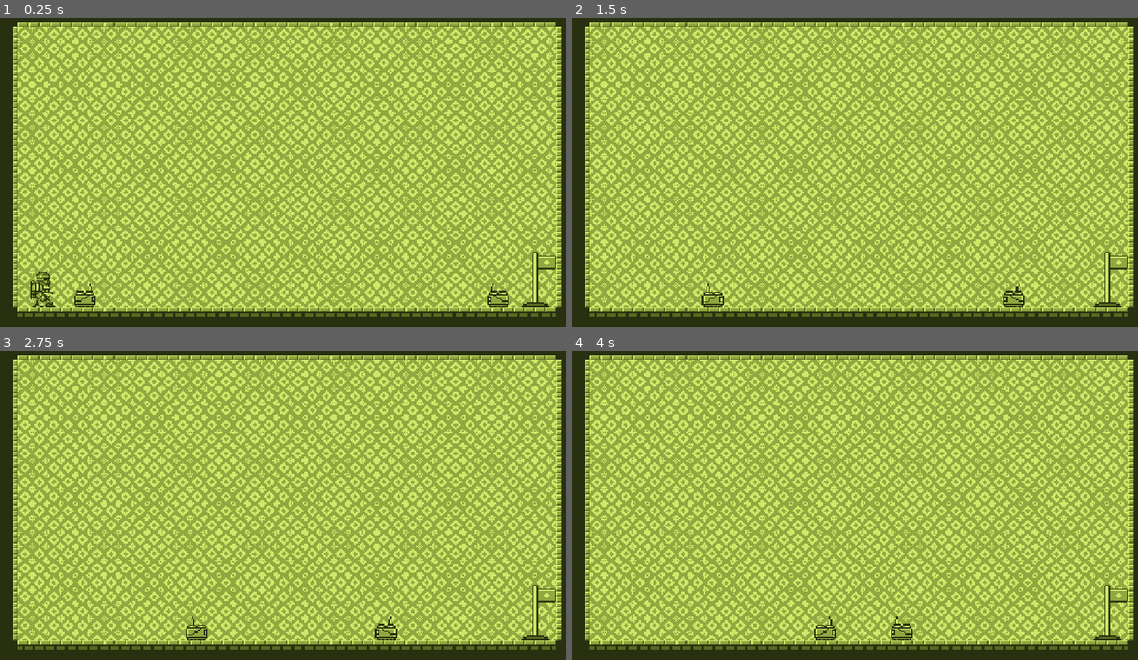
Above: before the commit, frames 1-4 (two rows, left to right).
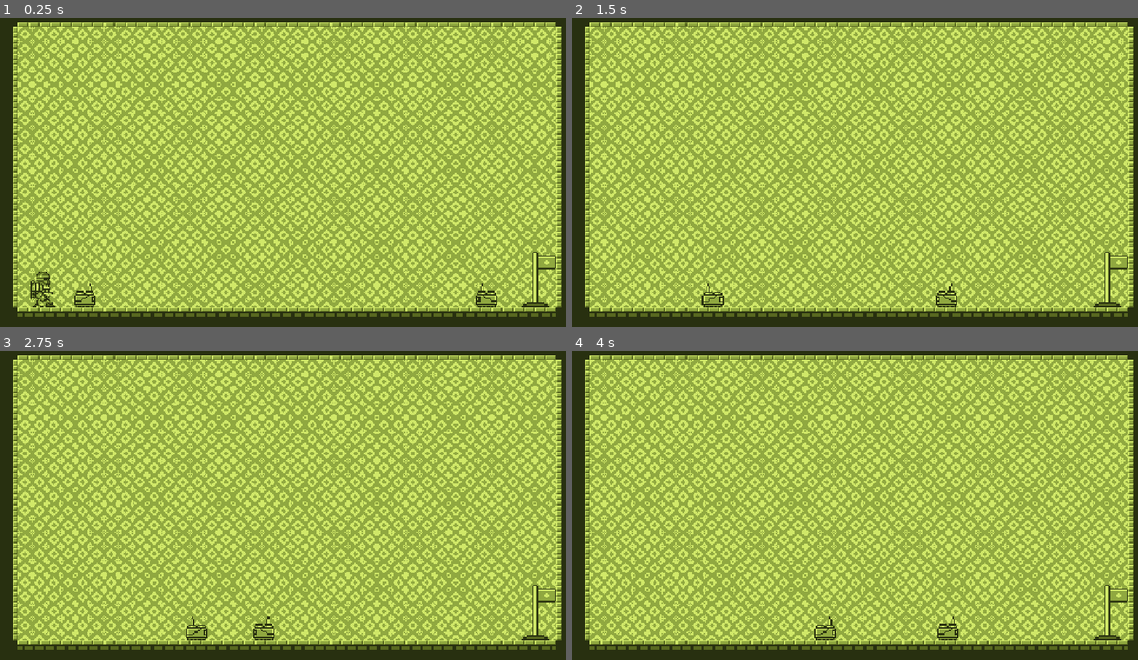
Above: after the commit, the same moments.

Repository: zliebowitz/ld60
Game: Godot game, scene res://scenes/levels/level_4.tscn
Same seed, same stepped clock (60 frames per second), same inputs: the game is played once before the commit and once after it. This scene is started directly instead of the project's main scene.
Inputs:
- Up to frame 1 (0.25 s): no input
- Up to frame 2 (1.5 s): tap Enter (suicide) at 0.5 s; hold Right (right) from 0.53 s (still down); tap Shift (dash) at 0.6, 1.35 s; tap Space (jump) at 0.77 s
- Up to frame 3 (2.75 s): tap Space (jump) at 1.52 s; release Right (right) at 2.03 s; hold Left (left) from 2.03 s (still down); tap Shift (dash) at 2.1 s
- Up to frame 4 (4 s): release Left (left) at 2.78 s; hold Right (right) from 2.78 s (still down); tap Shift (dash) at 2.85, 3.6 s; tap Space (jump) at 3.02, 3.77 s

The runs differ from the first frame. In frame 1, 0.2% of the frame differs, in the area x 84-90%, y 85-94%; in frame 2, 0.3%, in the area x 64-80%, y 85-94%; in frame 3, 0.3%; in frame 4, 0.3%.

Commit message:
making slug speed adjustable.

Diff:
--- a/speed-jumper/scenes/levels/level_4.tscn
+++ b/speed-jumper/scenes/levels/level_4.tscn
@@ -135,3 +135,4 @@
 [node name="SlugPath2" parent="." unique_id=1202539976 instance=ExtResource("7_5vn0v")]
 position = Vector2(919, 503)
 curve = SubResource("Curve2D_5vn0v")
+slug_speed = 200.0
--- a/speed-jumper/scenes/slug_path.tscn
+++ b/speed-jumper/scenes/slug_path.tscn
@@ -1,6 +1,7 @@
 [gd_scene format=3 uid="uid://thg27bil31tc"]
 
 [ext_resource type="Script" uid="uid://cfoa1sjgmy5qa" path="res://scripts/slug_follow.gd" id="1_h8haf"]
+[ext_resource type="Script" uid="uid://c6wxau7fjfddg" path="res://scripts/slug_path.gd" id="1_jupre"]
 [ext_resource type="Texture2D" uid="uid://bflvdh8pg0xca" path="res://assets/images/Slug/Slug.png" id="2_h8haf"]
 
 [sub_resource type="RectangleShape2D" id="RectangleShape2D_rej77"]
@@ -99,6 +100,7 @@
 }]
 
 [node name="SlugPath" type="Path2D" unique_id=1100441175]
+script = ExtResource("1_jupre")
 
 [node name="SlugFollow" type="PathFollow2D" parent="." unique_id=601929188]
 rotates = false
--- /dev/null
+++ b/speed-jumper/scripts/slug_path.gd
@@ -0,0 +1,8 @@
+extends Path2D
+
+
+@export var slug_speed: float = 100.0
+
+
+func _ready() -> void:
+	$SlugFollow.speed = slug_speed
Not shown, added: speed-jumper/scripts/slug_path.gd.uid
